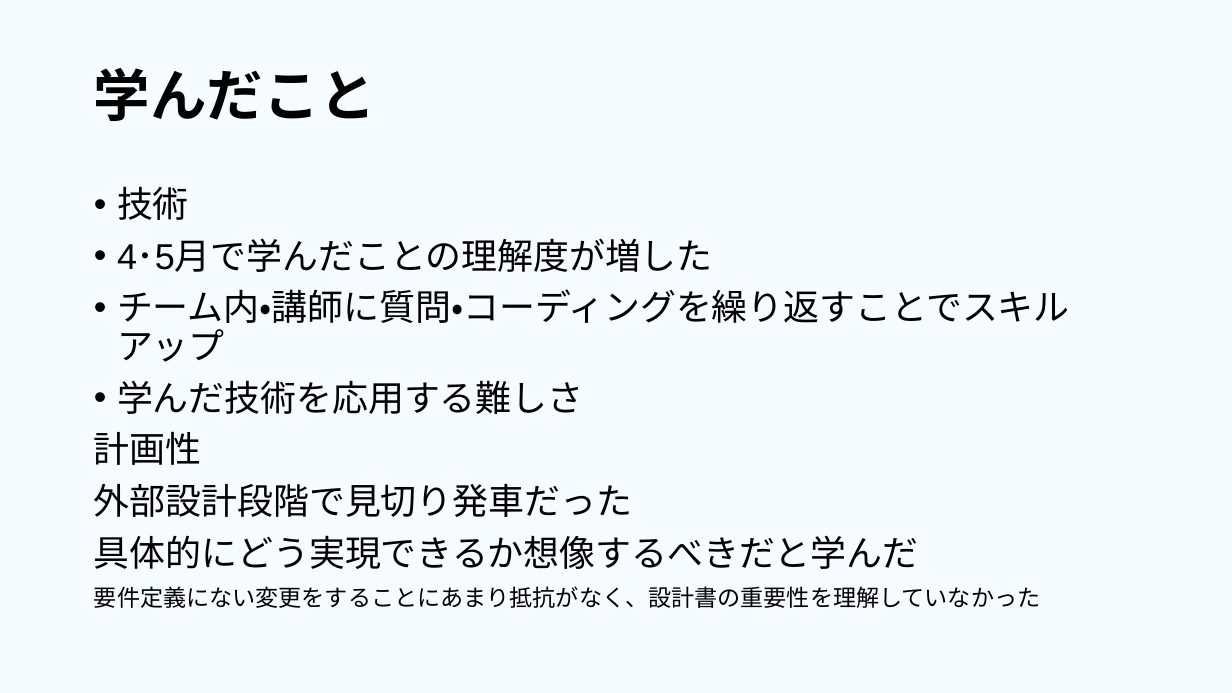
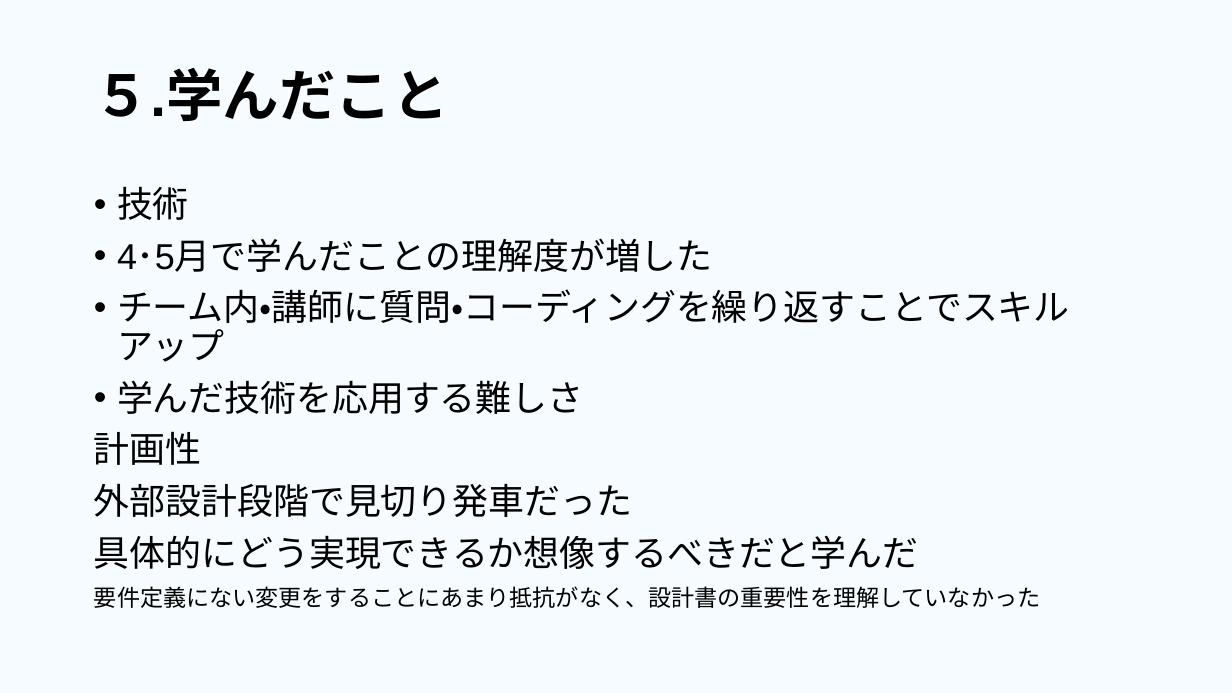
Before and after one commit to dojo2023/E-4, a slide deck: slide 23 of 共有用フォルダー/成果発表.pptx (slide 22 before the commit). Drawn at 1232x693 pixels with LibreOffice and Linux fonts; fonts in the diff are those of the drawing. Boxes give left, top, right and bottom in pixels: in the first picture for what was removed or moved away, otherwise in the second. Text is boxed around its words. In the diff, an @@ line names an element or a change of style, - is before the commit and + after.

```diff
--- a/共有用フォルダー/成果発表.pptx
+++ b/共有用フォルダー/成果発表.pptx
@@ title at bbox=[94, 68, 449, 121]: text changed @@
-学んだこと
+５.学んだこと
```
Also in this commit, not shown: 5 other slides changed, 1 slide added.
